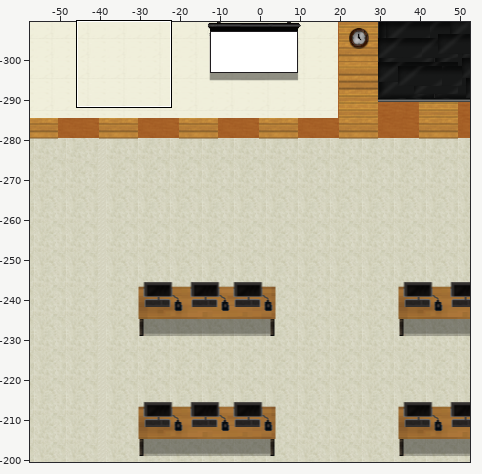
A Tiled map gets an edit: OSS_Project_SevenEleven/Assets/SuperTiled2Unity/Import/5F_ClassRoom2.tmx. The picture above shows the old version from afar; the outline marks the close-up.
Close-up. As it was:
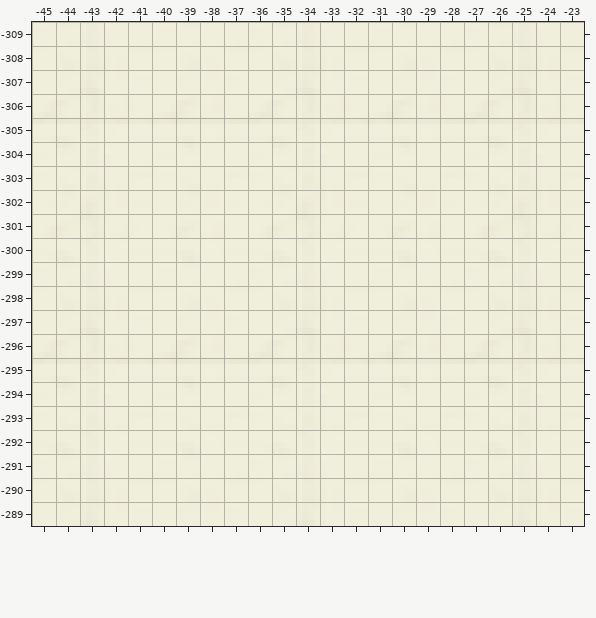
Cells are 4x4 px. Shown: x -45..-23, y -309..-289. The commit also changed other parts of the map, which this record leaves out.
Now the later version:
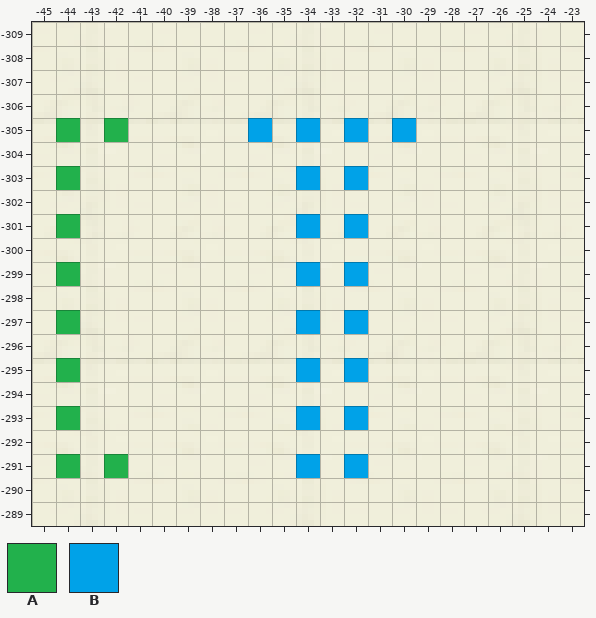
Key: from "RGB": A 3972, B 12154.
_ is an empty cell.
The exact change:
Changed rows in their new state; . is an unchanged cell.
Layer "Object3":
first column x -44:
-305 A.A.....B.B.B.B
-303 A.........B.B..
-301 A.........B.B..
-299 A.........B.B..
-297 A.........B.B..
-295 A.........B.B..
-293 A.........B.B..
-291 A.A.......B.B..
